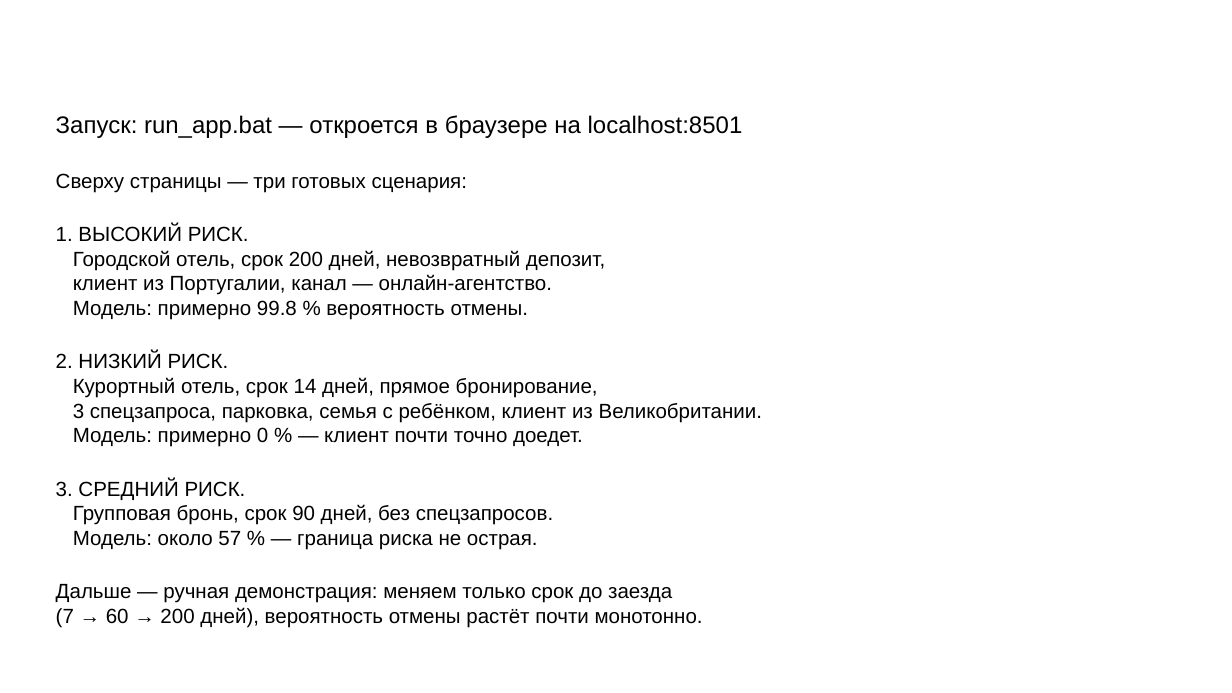
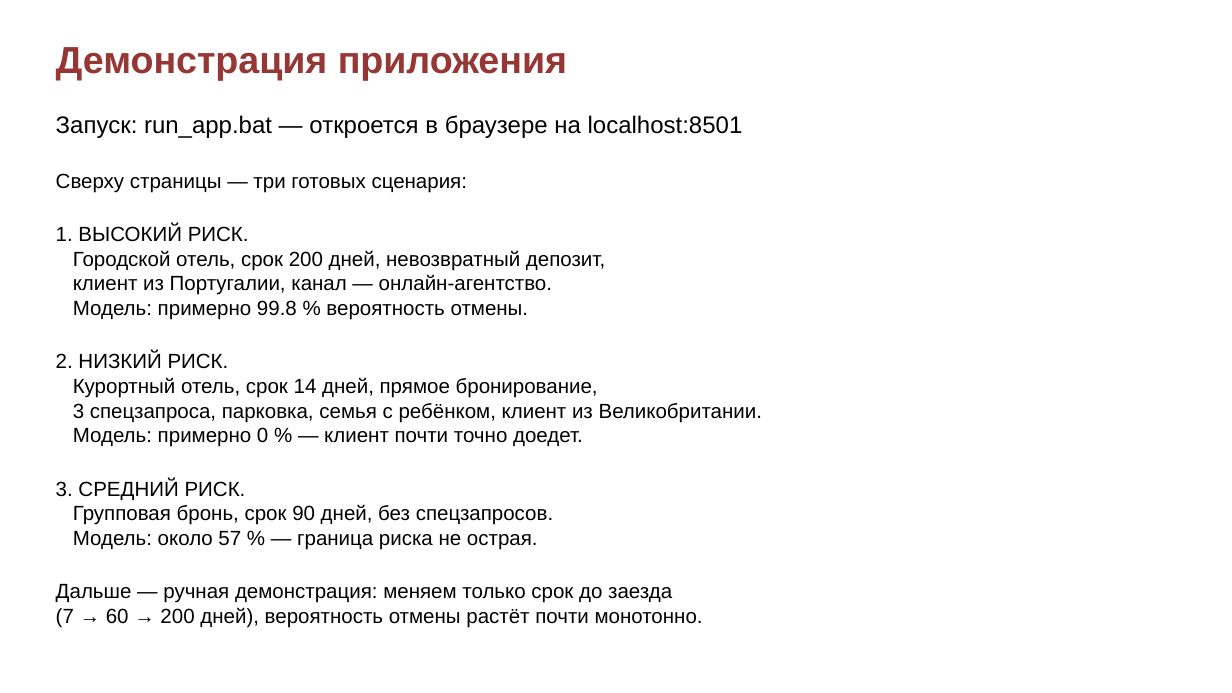
Before and after one commit to vitasha10/spbu2-project-sem2-ai, a slide deck: slide 12 of docs/presentation.pptx. Drawn at 1232x693 pixels with LibreOffice and Linux fonts; fonts in the diff are those of the drawing; background and template pictures are left out. Boxes give left, top, right and bottom in pixels: in the first picture for what was removed or moved away, otherwise in the second. Text is boxed around its words. In the diff, an @@ line names an element or a change of style, - is before the commit and + after.

```diff
--- a/docs/presentation.pptx
+++ b/docs/presentation.pptx
@@ text added at (56, 47, 567, 80), 22 pt, text #953734, bold @@
+Демонстрация приложения
```
Also in this commit, not shown: 12 other slides changed, 1 other file.
